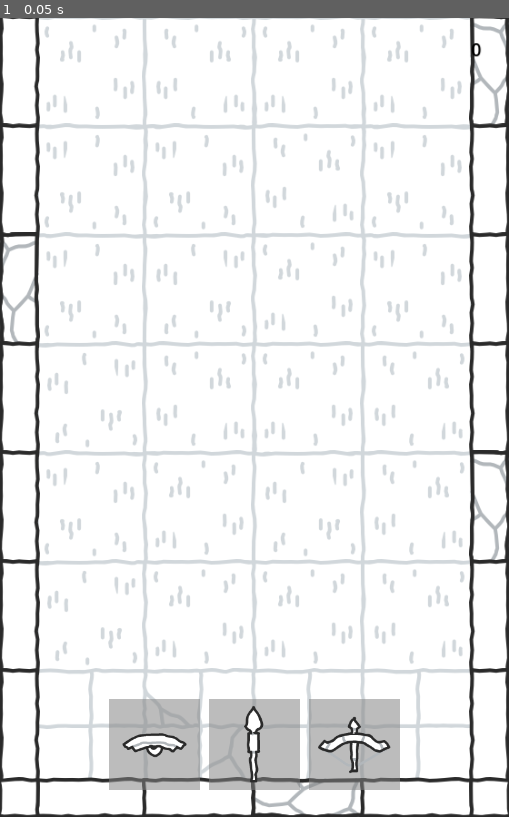
Above: before the commit, frame 1.
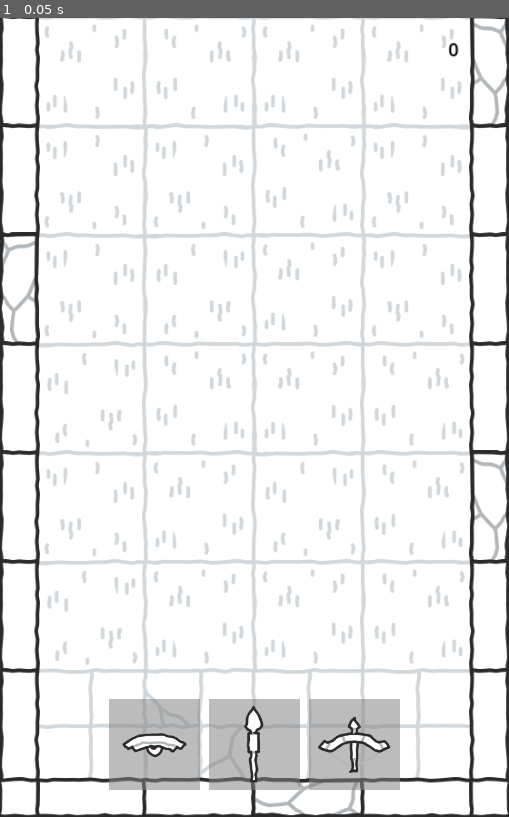
Above: after the commit, the same moment.

Repository: martinboue/ludum-dare-54
Game: Godot game, scene res://src/world.tscn
Two runs of this game, one before a commit and one after it. Both use one fixed random seed, a clock stepped at 60 frames per second and the inputs below.
Inputs:
- Up to frame 1 (0.05 s): no input

The runs differ from the first frame. In frame 1, less than 0.1% of the frame differs, in the area x 88-95%, y 3-5%.

Commit message:
Fix ally unit spawner

Diff:
--- a/src/hud/hud.tscn
+++ b/src/hud/hud.tscn
@@ -66,9 +66,9 @@
 anchors_preset = 1
 anchor_left = 1.0
 anchor_right = 1.0
-offset_left = -70.0
+offset_left = -95.0
 offset_top = 20.0
-offset_right = -30.0
+offset_right = -55.0
 offset_bottom = 51.0
 grow_horizontal = 0
 theme_override_colors/font_color = Color(0, 0, 0, 1)
--- a/src/map/map.gd
+++ b/src/map/map.gd
@@ -65,9 +65,9 @@
 func spawn_friendly_unit_at(unit_type: int, col, row) -> void:
 	# Todo handle unit type
 	var unit = unit_scenes[unit_type].instantiate()
-	unit.position.x = col * cell_width + cell_width / 2.0
-	unit.position.y = nb_row * cell_height
-	add_child(unit)
+	unit.position.x = col * cell_width + cell_width / 2.0 + tilemap.get_used_rect().position.x * cell_width
+	unit.position.y = (nb_row - 2) * cell_height + cell_height / 2
+	tilemap.add_child(unit)
 	ScoreManager.on_ally_spawn(unit, unit_type)
 
 func _on_ally_despawner_area_entered(area: Area2D) -> void:
